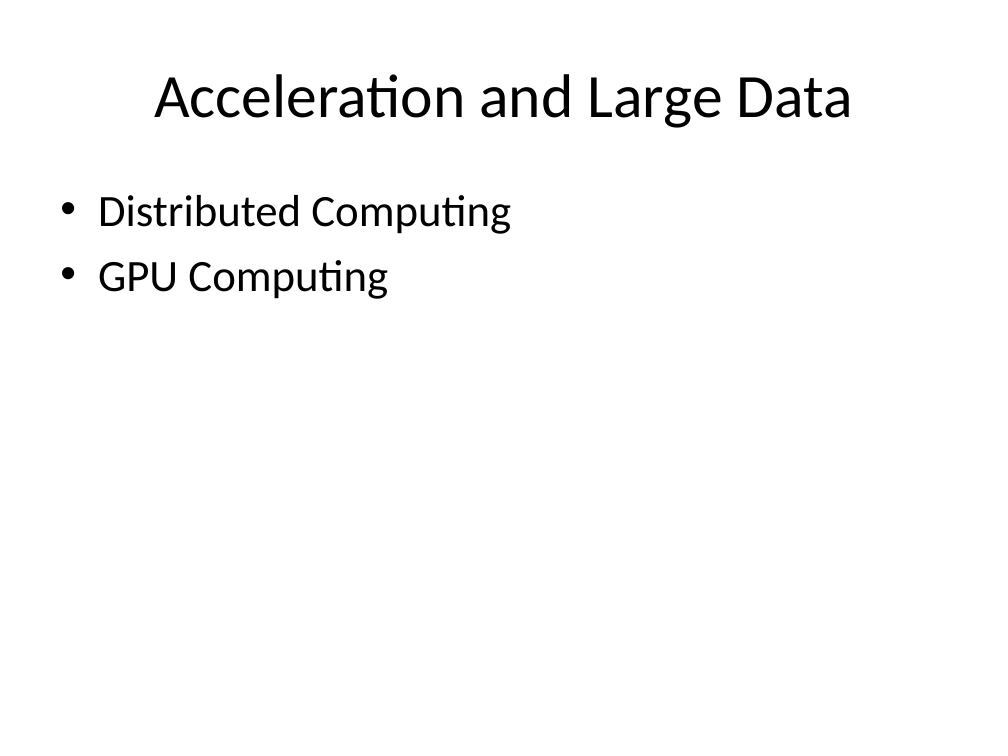
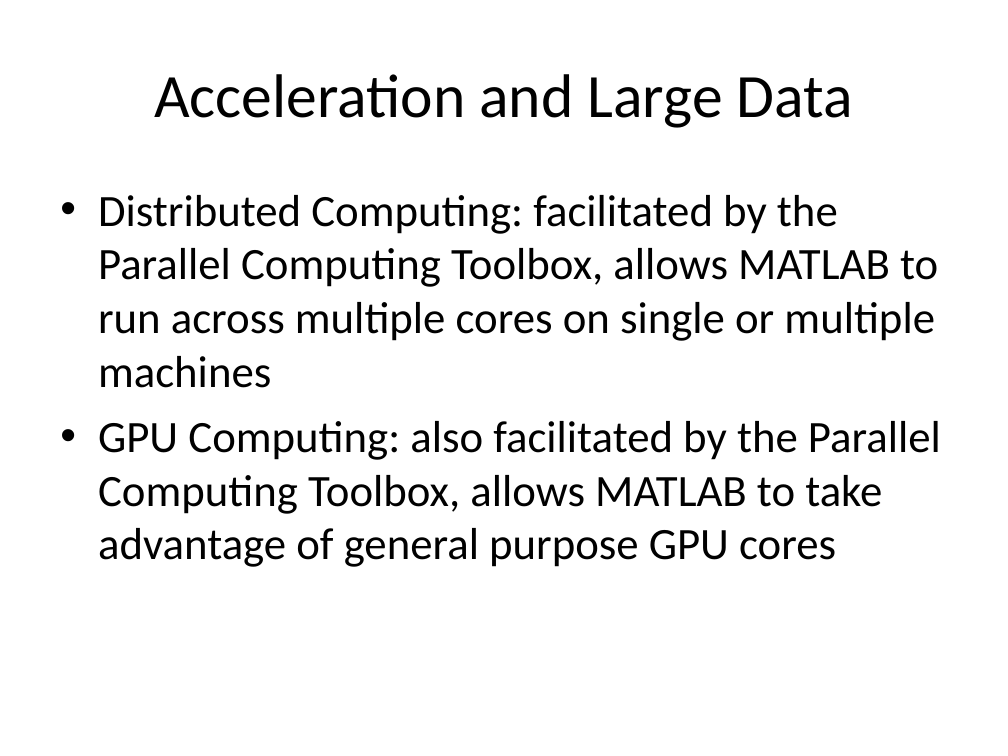
Before and after one commit to mazzas/School, a slide deck: slide 21 of SE4910/Project/Neural Network Toolbox.ppt. Drawn at 1008x756 pixels with LibreOffice and Linux fonts; fonts in the diff are those of the drawing. Boxes give left, top, right and bottom in pixels: in the first picture for what was removed or moved away, otherwise in the second. Text is boxed around its words. In the diff, an @@ line names an element or a change of style, - is before the commit and + after.

```diff
--- a/SE4910/Project/Neural Network Toolbox.ppt
+++ b/SE4910/Project/Neural Network Toolbox.ppt
@@ text at (x1=98, y1=195, x2=941, y2=567): text changed @@
-• Distributed Computing
-• GPU Computing
+• Distributed Computing: facilitated by the Parallel Computing Toolbox, allows MATLAB to run across multiple cores on single or multiple machines
+• GPU Computing: also facilitated by the Parallel Computing Toolbox, allows MATLAB to take advantage of general purpose GPU cores
```
Also in this commit, not shown: 6 other slides changed, 3 slides added, 3 slides removed.
